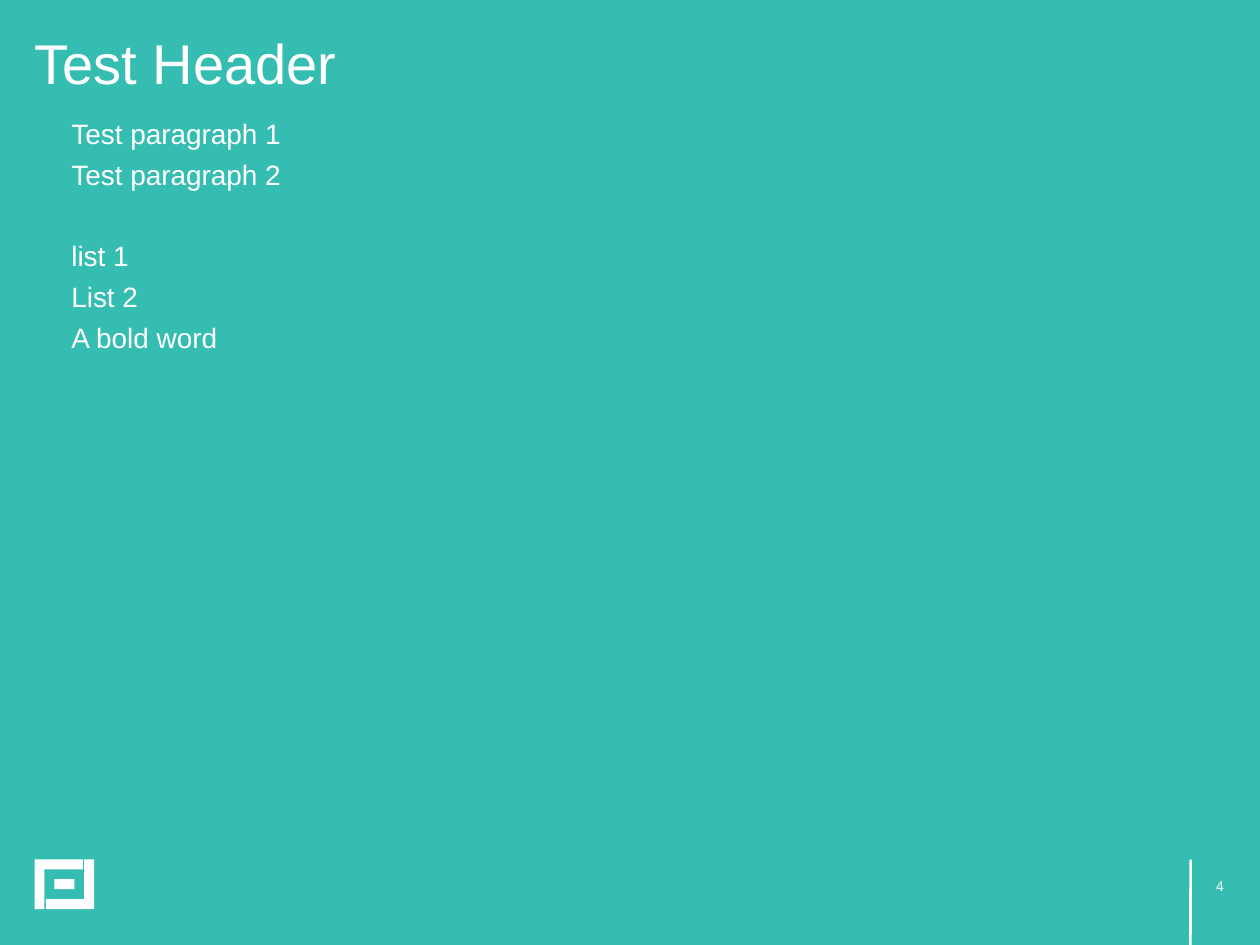
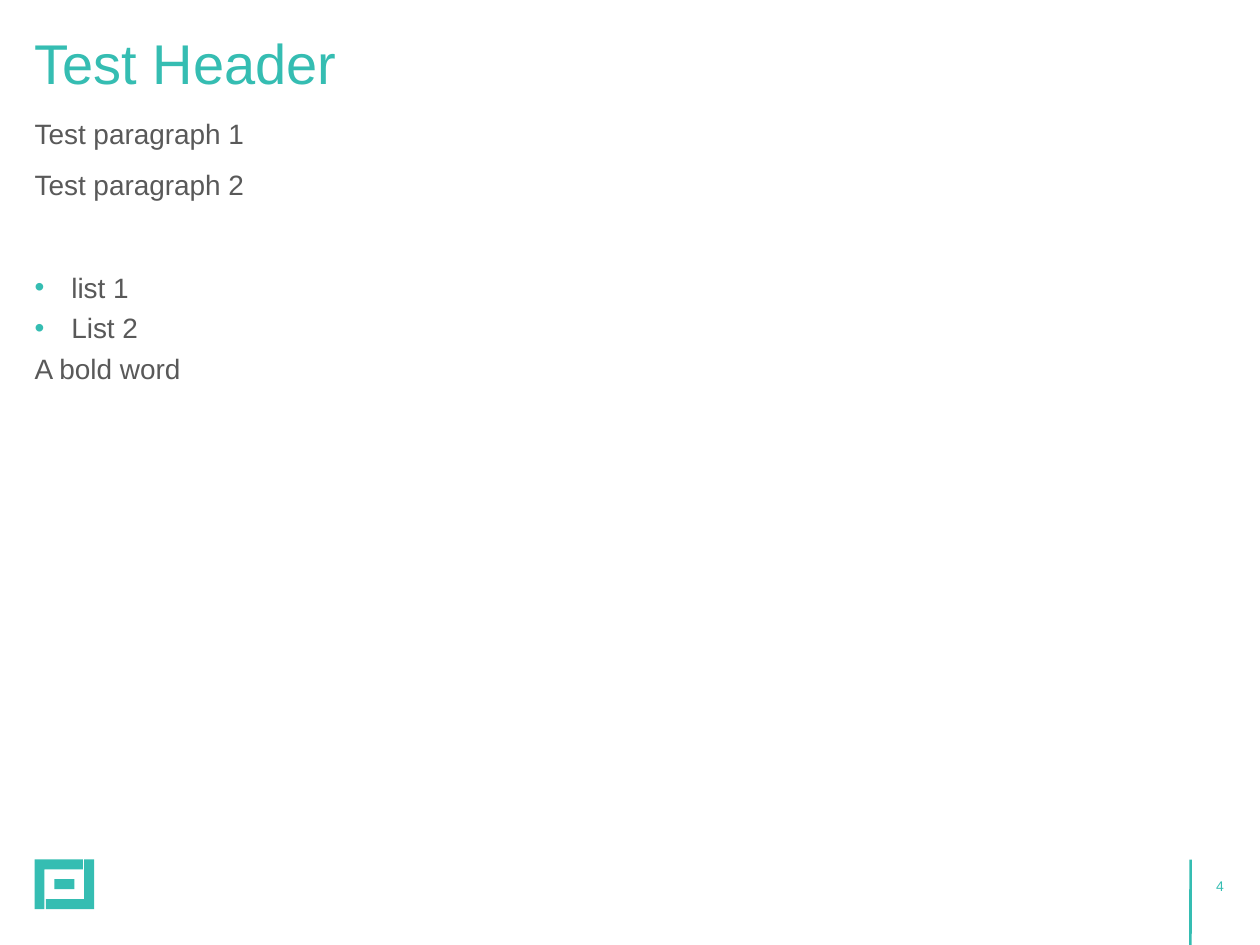
Before and after one commit to stylefoundry/powerpoint, a slide deck: slide 4 of samples/pptx/sample.pptx. Drawn at 1260x945 pixels with LibreOffice and Linux fonts; fonts in the diff are those of the drawing. Boxes give left, top, right and bottom in pixels: in the first picture for what was removed or moved away, otherwise in the second. Text is boxed around its words. In the diff, an @@ line names an element or a change of style, - is before the commit and + after.

```diff
--- a/samples/pptx/sample.pptx
+++ b/samples/pptx/sample.pptx
@@ rectangle removed at [0, 0, 1260, 945] @@
@@ title "Test Header" at [35, 43, 337, 85]: text colour #FFFFFF to #35BDB2 @@
@@ text "Test paragraph 1" at [35, 123, 244, 380]: text colour #FFFFFF to #595959; bullet • to none; more space between paragraphs @@
@@ line (1191, 859) - (1191, 945): stroke #FFFFFF 1.5 pt to #35BDB2 1.5 pt @@
@@ fill #FFFFFF to #35BDB2 in 3 elements at [47, 859, 94, 908], [34, 859, 82, 908], [54, 879, 74, 890] @@
@@ page number at [1216, 881, 1224, 891]: text colour #FFFFFF to #35BDB2 @@
```
Also in this commit, not shown: 3 slides added, 10 slides removed, 10 other files.
